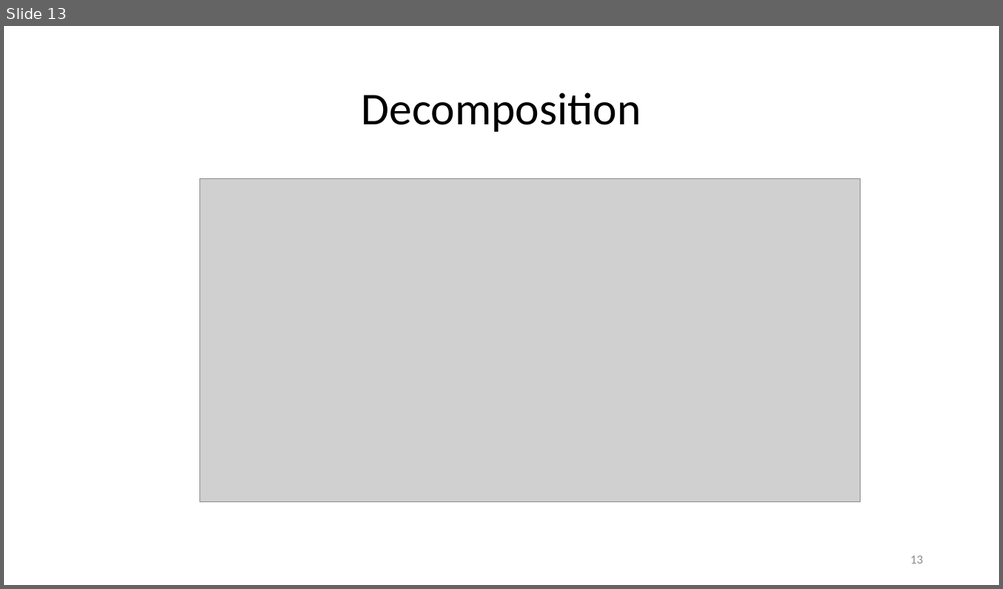
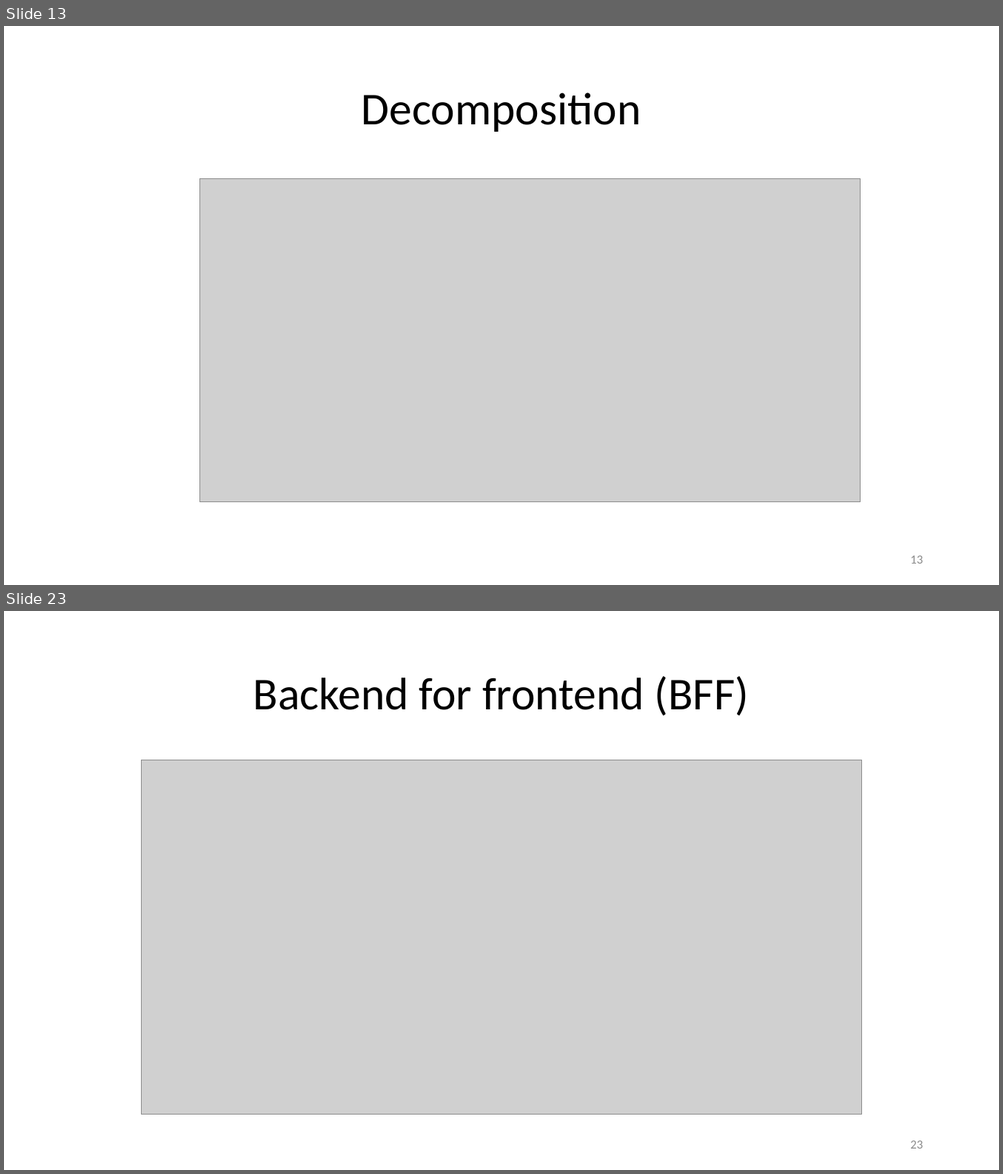
Before and after one commit to StevenJoseph19/GS-Training, a slide deck: Training Materials/17. Understanding Microservices/Slides/4. Design Patterns of Microservices/design-patterns-of-microservices-slides.pptx. Shown one above the other, each under a label of ours: slide 13 before the commit, slides 13 and 23 after it; the slides between them are not shown. The pictures are 1003x589 and 1003x1174 pixels, drawn with LibreOffice and Linux fonts; fonts in the diff are those of the drawing; grey boxes stand for pictures. Boxes give left, top, right and bottom in pixels: in the first picture for what was removed or moved away, otherwise in the second. Text is boxed around its words. In the diff, an @@ line names an element or a change of style, - is before the commit and + after.

```diff
--- a/Training Materials/17. Understanding Microservices/Slides/4. Design Patterns of Microservices/design-patterns-of-microservices-slides.pptx
+++ b/Training Materials/17. Understanding Microservices/Slides/4. Design Patterns of Microservices/design-patterns-of-microservices-slides.pptx
@@ slide 23 added at (4,611,999,1170), background #FFFFFF @@
@@ title added at (253,676,748,716), 44 pt, text #000000 @@
+Backend for frontend (BFF)
@@ picture added at (142,760,862,1116) @@
@@ page number added at (910,1141,922,1149), 12 pt, text #8C8C8C @@
+23
```
Also in this commit, not shown: 14 other slides added.
